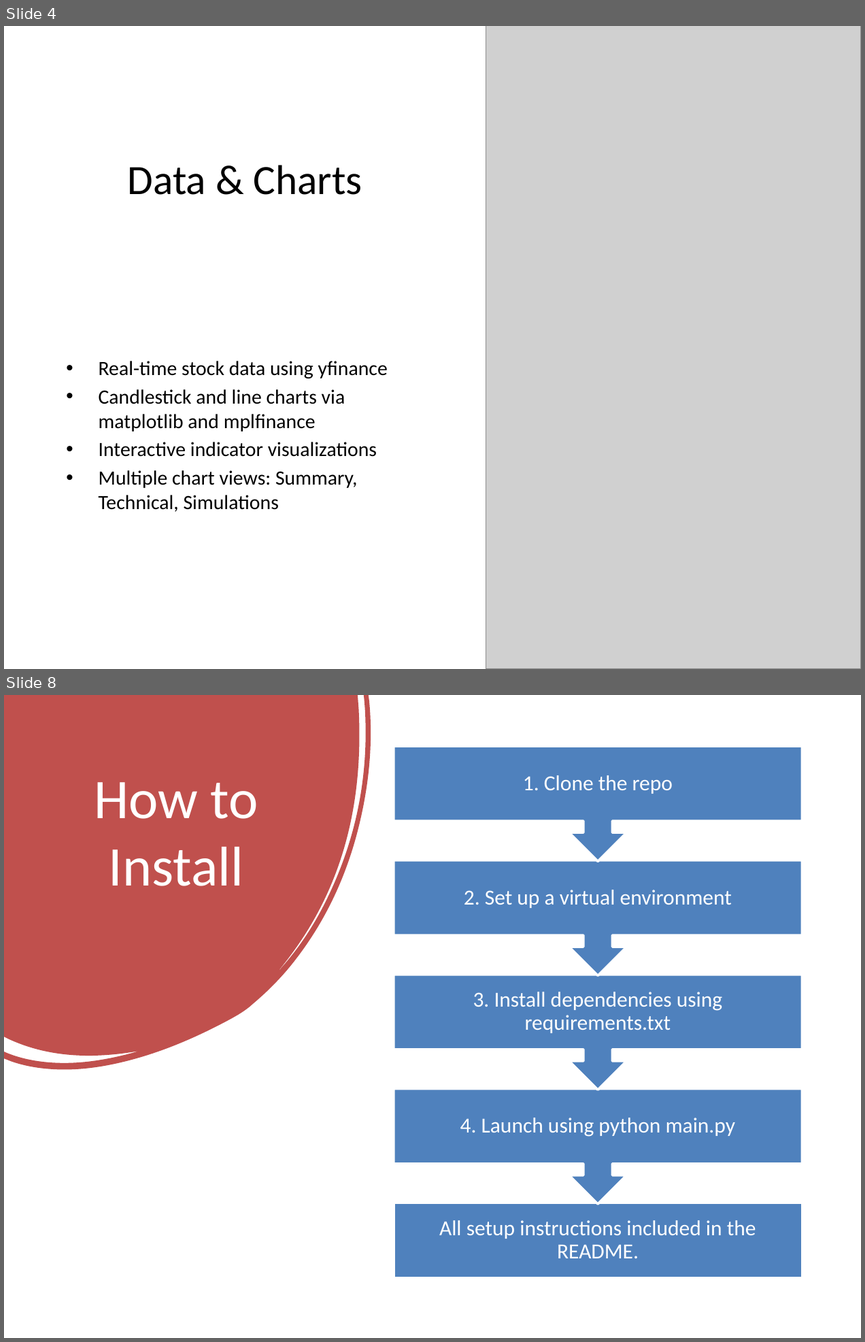
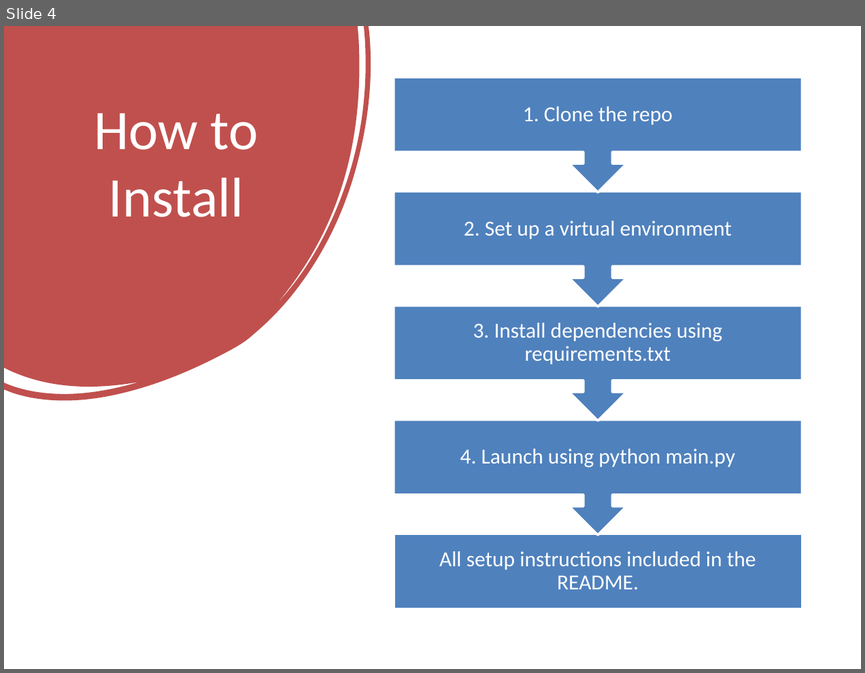
Before and after one commit to aalmaweri12/FinalCIS298, a slide deck: Stock_Analysis_Tool_Presentation.pptx. Shown one above the other, each under a label of ours: slides 4 and 8 before the commit, slide 4 after it; the slides between them are not shown. The pictures are 865x1342 and 865x673 pixels, drawn with LibreOffice and Linux fonts; fonts in the diff are those of the drawing; grey boxes stand for pictures. Boxes give left, top, right and bottom in pixels: in the first picture for what was removed or moved away, otherwise in the second. Text is boxed around its words. In the diff, an @@ line names an element or a change of style, - is before the commit and + after.

```diff
--- a/Stock_Analysis_Tool_Presentation.pptx
+++ b/Stock_Analysis_Tool_Presentation.pptx
@@ slide 4 removed at <box>4,26,861,669</box>, background #FFFFFF @@
@@ picture removed at <box>485,26,861,669</box> @@
@@ title removed at <box>128,165,362,195</box> @@
-Data & Charts
@@ text removed at <box>99,361,388,512</box> @@
-• Real-time stock data using yfinance
-• Candlestick and line charts via matplotlib and mplfinance
-• Interactive indicator visualizations
-• Multiple chart views: Summary, Technical, Simulations
@@ what was slide 8 is now slide 4 @@
```
Also in this commit, not shown: 2 slides changed, 1 slide added, 5 other slides removed.
